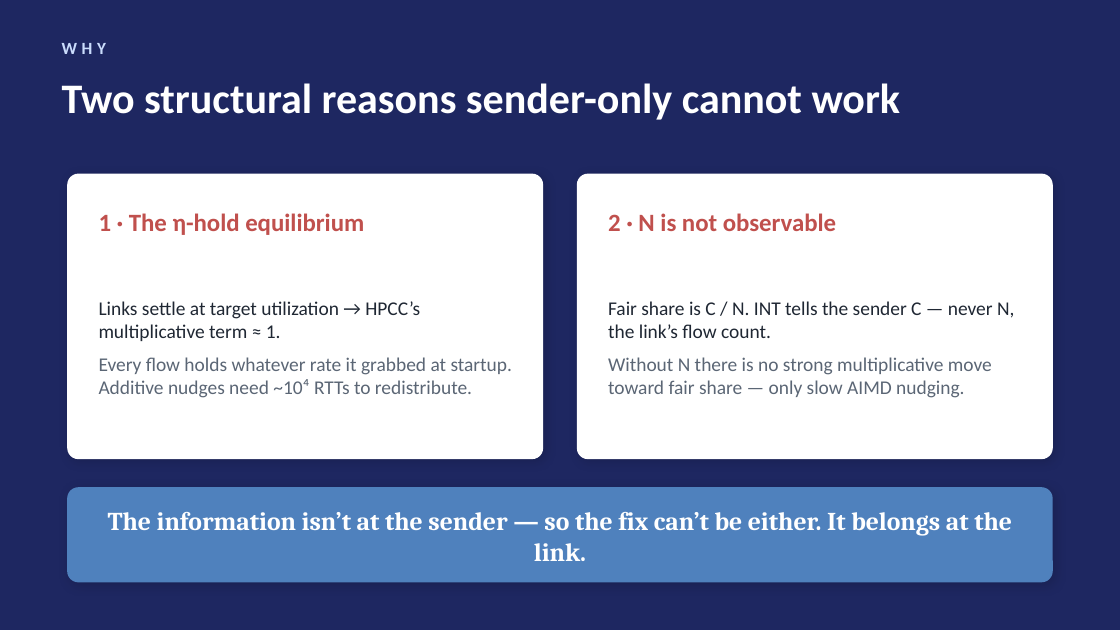
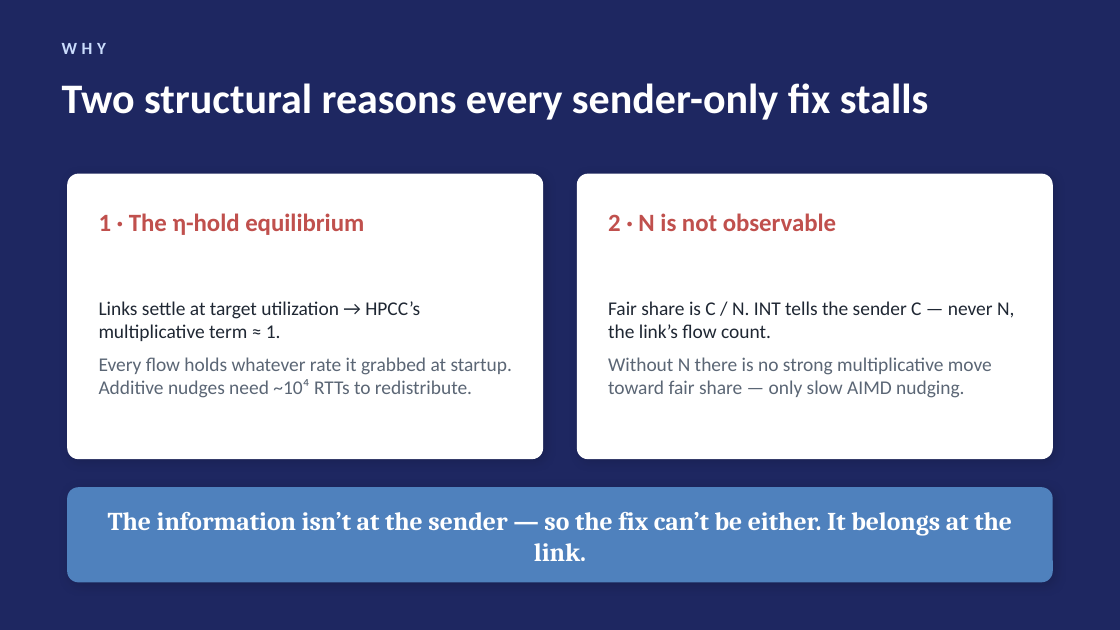
Before and after one commit to UNOCourseDemo/hpcc-fs, a slide deck: slide 8 of examples/hpcc/hpcc-fs/talk/ipccc2026-talk.pptx. Drawn at 1120x630 pixels with LibreOffice and Linux fonts; fonts in the diff are those of the drawing. Boxes give left, top, right and bottom in pixels: in the first picture for what was removed or moved away, otherwise in the second. Text is boxed around its words. In the diff, an @@ line names an element or a change of style, - is before the commit and + after.

```diff
--- a/examples/hpcc/hpcc-fs/talk/ipccc2026-talk.pptx
+++ b/examples/hpcc/hpcc-fs/talk/ipccc2026-talk.pptx
@@ text at (62, 83, 928, 120): text changed @@
-Two structural reasons sender-only cannot work
+Two structural reasons every sender-only fix stalls
```
Also in this commit, not shown: 2 other slides changed, 18 other files.
